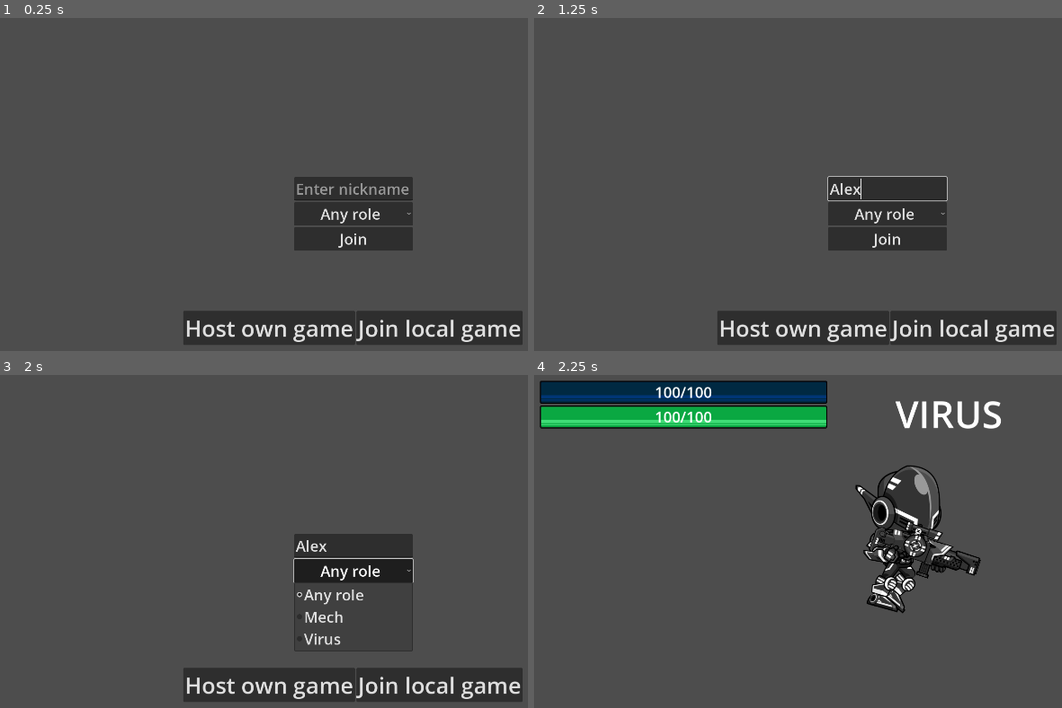
Above: before the commit, frames 1-4 (two rows, left to right).
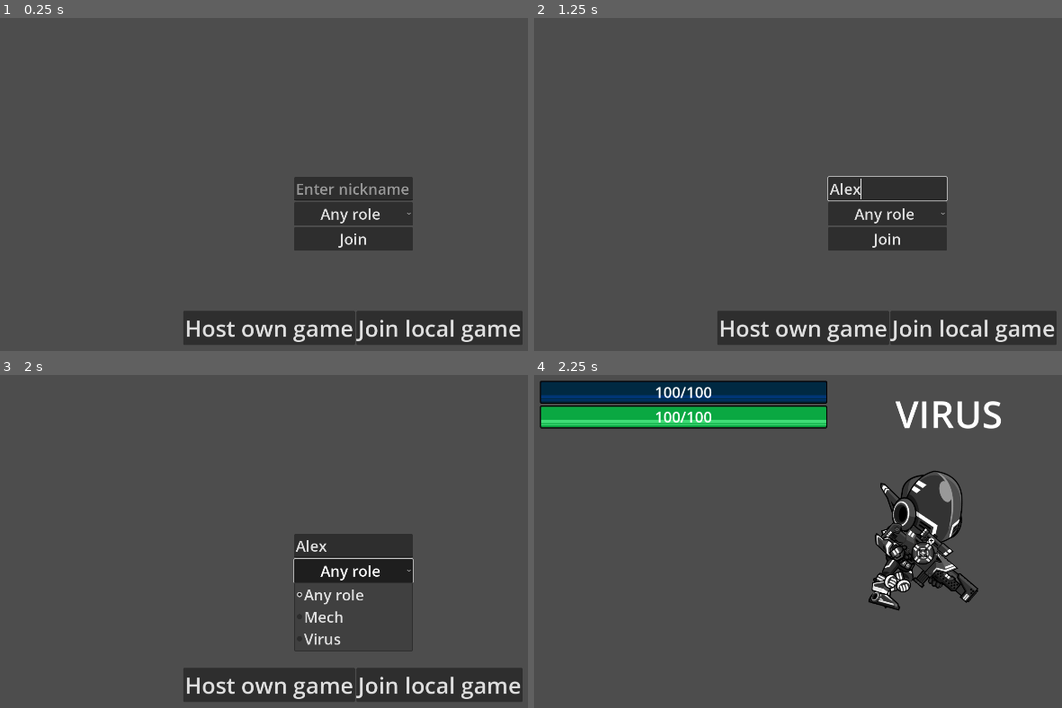
Above: after the commit, the same moments.

Repository: milana-94888u/digital-tandem
Game: Godot game, scene res://src/ui/game_lobby/game_lobby.tscn
The game is run twice, just before and just after one commit, with the same random seed, the same clock (stepped at 60 frames per second) and the same inputs.
Inputs (mouse positions are in pixels of both pictures, inside the frame that each line leads up to):
- Up to frame 1 (0.25 s): no input
- Up to frame 2 (1.25 s): click (887, 187) at 0.52 s; type "Alex" at 0.6 s
- Up to frame 3 (2 s): click "Any role" at 1.25 s
- Up to frame 4 (2.25 s): click "Host own game" at 2 s

Frames 1-3 are identical in both runs. In frame 4, 4.7% of the frame differs, in the area x 60-85%, y 27-72%.

Commit message:
add mech run

Diff:
--- a/project.godot
+++ b/project.godot
@@ -73,6 +73,18 @@
 "events": [Object(InputEventKey,"resource_local_to_scene":false,"resource_name":"","device":-1,"window_id":0,"alt_pressed":false,"shift_pressed":false,"ctrl_pressed":false,"meta_pressed":false,"pressed":false,"keycode":0,"physical_keycode":32,"key_label":0,"unicode":32,"echo":false,"script":null)
 ]
 }
+run_left={
+"deadzone": 0.5,
+"events": [Object(InputEventKey,"resource_local_to_scene":false,"resource_name":"","device":-1,"window_id":0,"alt_pressed":false,"shift_pressed":true,"ctrl_pressed":false,"meta_pressed":false,"pressed":false,"keycode":0,"physical_keycode":65,"key_label":0,"unicode":65,"echo":false,"script":null)
+, Object(InputEventKey,"resource_local_to_scene":false,"resource_name":"","device":-1,"window_id":0,"alt_pressed":false,"shift_pressed":true,"ctrl_pressed":false,"meta_pressed":false,"pressed":false,"keycode":0,"physical_keycode":4194319,"key_label":0,"unicode":0,"echo":false,"script":null)
+]
+}
+run_right={
+"deadzone": 0.5,
+"events": [Object(InputEventKey,"resource_local_to_scene":false,"resource_name":"","device":-1,"window_id":0,"alt_pressed":false,"shift_pressed":true,"ctrl_pressed":false,"meta_pressed":false,"pressed":false,"keycode":0,"physical_keycode":68,"key_label":0,"unicode":68,"echo":false,"script":null)
+, Object(InputEventKey,"resource_local_to_scene":false,"resource_name":"","device":-1,"window_id":0,"alt_pressed":false,"shift_pressed":true,"ctrl_pressed":false,"meta_pressed":false,"pressed":false,"keycode":0,"physical_keycode":4194321,"key_label":0,"unicode":0,"echo":false,"script":null)
+]
+}
 
 [rendering]
 
--- a/src/mech/mech.gd
+++ b/src/mech/mech.gd
@@ -9,6 +9,7 @@
 
 
 var control_processed := true
+var run_multiplier := 1.0
 
 
 @export var jump_unlocked := false
@@ -67,7 +68,18 @@
 
 
 func _process(_delta: float) -> void:
-	var input_direction := Vector2(Input.get_axis("ui_left", "ui_right"), 0.0).normalized() if control_processed else Vector2.ZERO
+	var run_direction := Vector2.ZERO
+	if run_unlocked:
+		run_direction = Vector2(Input.get_axis("run_left", "run_right"), 0.0).normalized() if control_processed else Vector2.ZERO
+		if run_direction:
+			run_multiplier = 2.0
+		else:
+			run_multiplier = 1.0
+	var input_direction := Vector2.ZERO
+	if run_multiplier == 1.0:
+		input_direction = Vector2(Input.get_axis("ui_left", "ui_right"), 0.0).normalized() if control_processed else Vector2.ZERO
+	else:
+		input_direction = run_direction
 	if input_direction != Vector2.ZERO:
 		accelerate(input_direction)
 	else:
@@ -76,7 +88,7 @@
 
 
 func accelerate(direction) -> void:
-	velocity = velocity.move_toward(speed * direction if energy > 0 else speed * 0.2 * direction, acceleration)
+	velocity = velocity.move_toward(speed * direction * run_multiplier if energy > 0 else speed * 0.2 * direction, acceleration)
 
 
 func add_friction() -> void:
@@ -99,8 +111,10 @@
 	if is_on_floor():
 		if velocity.x == 0.0:
 			$AnimatedSprite2D.play("idle")
+		elif run_multiplier == 1.0:
+			$AnimatedSprite2D.play("walk")
 		else:
-			$AnimatedSprite2D.play("walk")
+			$AnimatedSprite2D.play("run")
 	else:
 		$AnimatedSprite2D.play("jump")
 
--- a/src/mech/mech.tscn
+++ b/src/mech/mech.tscn
@@ -1,9 +1,10 @@
-[gd_scene load_steps=41 format=3 uid="uid://bjxrh13ovurni"]
+[gd_scene load_steps=52 format=3 uid="uid://bjxrh13ovurni"]
 
 [ext_resource type="Script" path="res://src/mech/mech.gd" id="1_balh4"]
 [ext_resource type="Texture2D" uid="uid://b6dqw0sbs2v2d" path="res://assets/sprites/mech/Idle.png" id="2_rb24r"]
 [ext_resource type="Texture2D" uid="uid://dnnqji0fa202d" path="res://assets/sprites/mech/Jump.png" id="3_mn7ny"]
 [ext_resource type="Texture2D" uid="uid://cna6m26iebxk5" path="res://assets/sprites/mech/Walk.png" id="4_2jkil"]
+[ext_resource type="Texture2D" uid="uid://dif3v0yv4ewdr" path="res://assets/sprites/mech/Run.png" id="4_rn2fb"]
 [ext_resource type="PackedScene" uid="uid://bs2bbf5ukhqf2" path="res://src/ui/players/mech_ui.tscn" id="5_pk7ov"]
 [ext_resource type="PackedScene" uid="uid://ci72dvxpt3j2a" path="res://src/ui/players/floating_ui.tscn" id="6_bmocx"]
 [ext_resource type="AudioStream" uid="uid://nkhp5qnl6a7b" path="res://assets/sounds/footsteps.ogg" id="7_3i5ed"]
@@ -86,6 +87,46 @@
 
 [sub_resource type="AtlasTexture" id="AtlasTexture_5lys8"]
 atlas = ExtResource("3_mn7ny")
+region = Rect2(5760, 0, 640, 640)
+
+[sub_resource type="AtlasTexture" id="AtlasTexture_udgft"]
+atlas = ExtResource("4_rn2fb")
+region = Rect2(0, 0, 640, 640)
+
+[sub_resource type="AtlasTexture" id="AtlasTexture_xti6n"]
+atlas = ExtResource("4_rn2fb")
+region = Rect2(640, 0, 640, 640)
+
+[sub_resource type="AtlasTexture" id="AtlasTexture_0c5cw"]
+atlas = ExtResource("4_rn2fb")
+region = Rect2(1280, 0, 640, 640)
+
+[sub_resource type="AtlasTexture" id="AtlasTexture_gj4wh"]
+atlas = ExtResource("4_rn2fb")
+region = Rect2(1920, 0, 640, 640)
+
+[sub_resource type="AtlasTexture" id="AtlasTexture_gfj2x"]
+atlas = ExtResource("4_rn2fb")
+region = Rect2(2560, 0, 640, 640)
+
+[sub_resource type="AtlasTexture" id="AtlasTexture_2lvtq"]
+atlas = ExtResource("4_rn2fb")
+region = Rect2(3200, 0, 640, 640)
+
+[sub_resource type="AtlasTexture" id="AtlasTexture_jm3pb"]
+atlas = ExtResource("4_rn2fb")
+region = Rect2(3840, 0, 640, 640)
+
+[sub_resource type="AtlasTexture" id="AtlasTexture_pfvhc"]
+atlas = ExtResource("4_rn2fb")
+region = Rect2(4480, 0, 640, 640)
+
+[sub_resource type="AtlasTexture" id="AtlasTexture_0ovb8"]
+atlas = ExtResource("4_rn2fb")
+region = Rect2(5120, 0, 640, 640)
+
+[sub_resource type="AtlasTexture" id="AtlasTexture_nq461"]
+atlas = ExtResource("4_rn2fb")
 region = Rect2(5760, 0, 640, 640)
 
 [sub_resource type="AtlasTexture" id="AtlasTexture_d6h1u"]
@@ -198,6 +239,41 @@
 }],
 "loop": true,
 "name": &"jump",
+"speed": 5.0
+}, {
+"frames": [{
+"duration": 1.0,
+"texture": SubResource("AtlasTexture_udgft")
+}, {
+"duration": 1.0,
+"texture": SubResource("AtlasTexture_xti6n")
+}, {
+"duration": 1.0,
+"texture": SubResource("AtlasTexture_0c5cw")
+}, {
+"duration": 1.0,
+"texture": SubResource("AtlasTexture_gj4wh")
+}, {
+"duration": 1.0,
+"texture": SubResource("AtlasTexture_gfj2x")
+}, {
+"duration": 1.0,
+"texture": SubResource("AtlasTexture_2lvtq")
+}, {
+"duration": 1.0,
+"texture": SubResource("AtlasTexture_jm3pb")
+}, {
+"duration": 1.0,
+"texture": SubResource("AtlasTexture_pfvhc")
+}, {
+"duration": 1.0,
+"texture": SubResource("AtlasTexture_0ovb8")
+}, {
+"duration": 1.0,
+"texture": SubResource("AtlasTexture_nq461")
+}],
+"loop": true,
+"name": &"run",
 "speed": 5.0
 }, {
 "frames": [{
@@ -256,7 +332,7 @@
 [node name="AnimatedSprite2D" type="AnimatedSprite2D" parent="."]
 position = Vector2(-256, -558)
 sprite_frames = SubResource("SpriteFrames_c32uc")
-animation = &"walk"
+animation = &"run"
 speed_scale = 2.0
 centered = false
 
